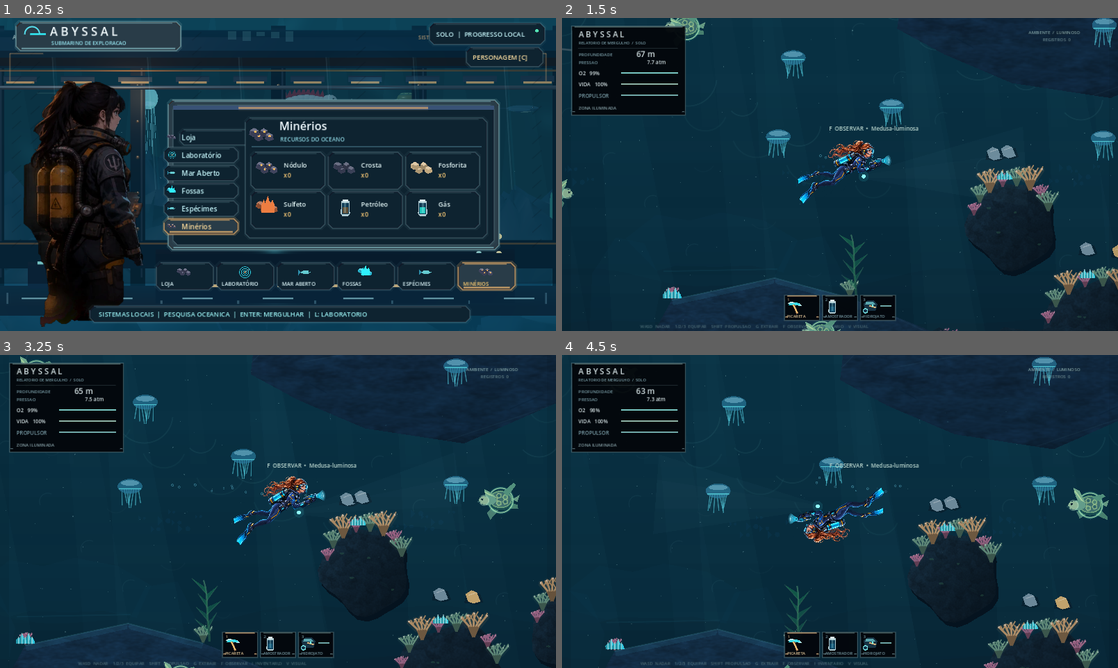
Above: before the commit, frames 1-4 (two rows, left to right).
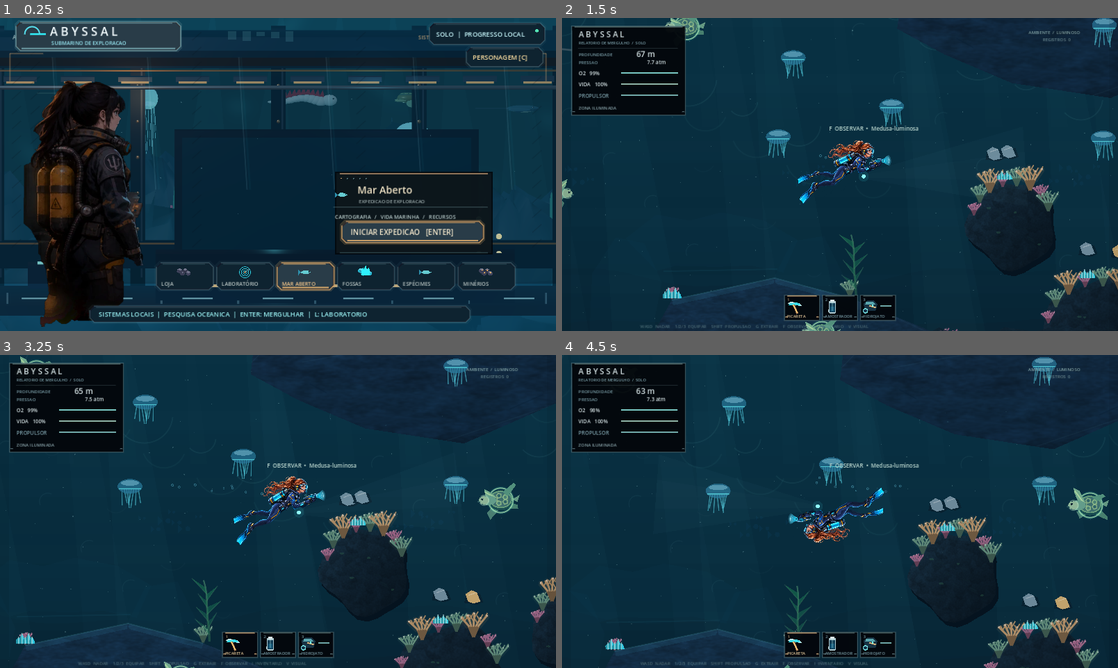
Above: after the commit, the same moments.

Repository: Esaneto/Abyssal-Godot
Game: Godot game, scene res://scenes/main.tscn
The game is run twice, just before and just after one commit, with the same random seed, the same clock (stepped at 60 frames per second) and the same inputs.
Inputs (mouse positions are in pixels of both pictures, inside the frame that each line leads up to):
- Up to frame 1 (0.25 s): no input
- Up to frame 2 (1.5 s): tap Enter at 0.5 s; move the mouse to (962, 158) at 0.52 s; hold D (move_right) 0.53-1.25 s; hold Shift (boost) 0.53-1.25 s; click (962, 158) at 0.67 s; tap Space at 0.77, 1.07 s; drag from (728, 190) to (812, 237) at 1.27 s
- Up to frame 3 (3.25 s): move the mouse to (333, 442) at 2.02 s; hold D (move_right) 2.03-2.75 s; tap C at 2.1 s; click (333, 442) at 2.17 s; drag from (250, 574) to (111, 464) at 2.77 s
- Up to frame 4 (4.5 s): move the mouse to (1006, 558) at 3.52 s; hold A (move_left) 3.53-4.25 s; tap 6 at 3.6 s; click (1006, 558) at 3.67 s; tap Space at 3.77, 4.07 s; drag from (673, 464) to (756, 433) at 4.27 s

The runs differ from the first frame. In frame 1, 14% of the frame differs, in the area x 29-93%, y 25-88%; in frame 2, nothing differs; in frame 3, less than 0.1%; in frame 4, less than 0.1%.

Commit message:
Reveal living submarine panorama by replacing oversized center touchscreen with compact industrial control console

Diff:
--- a/scripts/abyssal_main.gd
+++ b/scripts/abyssal_main.gd
@@ -16,7 +16,7 @@
 var lab_open := false
 var lab_selected := 0
 var lab_feedback := ""
-var menu_selected := 5
+var menu_selected := 2
 var menu_feedback := ""
 var wardrobe_open := false
 var wardrobe_row := 0
@@ -140,7 +140,7 @@
 		var chosen: int = CabinArt.click_menu(pointer)
 		if chosen >= 0:
 			_choose_menu(chosen)
-		elif menu_selected == 2 and Rect2(592,406,485,57).has_point(Vector2((pointer.x-55.0)/0.95,pointer.y)):
+		elif menu_selected == 2 and Rect2(787,468,326,49).has_point(Vector2((pointer.x-55.0)/0.95,pointer.y)):
 			_start_sea()
 
 func _cycle_wardrobe(direction: int) -> void:
--- a/scripts/native_cabin_art.gd
+++ b/scripts/native_cabin_art.gd
@@ -21,7 +21,7 @@
 	# Menu canvas is visually shifted/rescaled to reserve a real seat for the pilot.
 	var local := Vector2((point.x-55.0)/0.95,point.y)
 	for i in range(MENU.size()):
-		if vertical_nav(i).has_point(local) or bottom_nav(i).has_point(local):
+		if bottom_nav(i).has_point(local):
 			return i
 	return -1
 
@@ -233,59 +233,66 @@
 		c.draw_rect(Rect2(xx,610,10,5),Color("#fab255"))
 
 static func _paint_monitor(c: CanvasItem, t: float, selected: int, progress: RefCounted) -> void:
-	# Central touchscreen is a real, functional menu, not baked onto scenery.
-	UI.panel(c,Rect2(350,189,801,344),true)
-	UI.panel(c,Rect2(362,201,777,321))
-	c.draw_rect(Rect2(362,202,777,9),Color("#395276"))
-	UI.glow_line(c,Vector2(521,207),Vector2(979,207),Color("#ba956e"),2.0)
-	for i in range(MENU.size()):
-		var active := i==selected
-		var r := vertical_nav(i)
-		UI.panel(c,r,active,active)
-		UI.item(c,KEYS[i],r.position+Vector2(18,17),0.34)
-		UI.caption(c,MENU[i],r.position+Vector2(40,24),16,Color("#ffdd9c") if active else Color("#c5f5fa"))
-	var body := Rect2(565,230,556,276)
-	UI.panel(c,body)
-	UI.item(c,KEYS[selected],Vector2(605,270),0.93)
-	UI.caption(c,MENU[selected],Vector2(643,258),26,Color("#f0faff"))
-	UI.caption(c,DESCRIPTIONS[selected],Vector2(645,284),13,Color("#8ad1dd"))
-	c.draw_line(Vector2(580,296),Vector2(1108,296),Color(0.37,0.60,0.68,0.40),1.5,true)
+	# One compact, real console: the panoramic window remains visible above it.
+	# The former 800px touchscreen hid the art and is intentionally gone.
+	var pos := Vector2(754.0,354.0)
+	var size := Vector2(382.0,190.0)
+	UI.poly(c,[pos,pos+Vector2(size.x,0),pos+size,pos+Vector2(0,size.y)],
+		Color(0.010,0.022,0.035,0.86))
+	c.draw_rect(Rect2(pos+Vector2(3,3),size-Vector2(6,6)),Color(0.060,0.103,0.124,0.73))
+	c.draw_line(pos+Vector2(12,4),pos+Vector2(size.x-12,4),Color("#a08060"),1.7,true)
+	c.draw_line(pos+Vector2(12,size.y-4),pos+Vector2(size.x-12,size.y-4),
+		Color(0.38,0.56,0.58,0.37),1.3,true)
+	for i in range(5):
+		var px := pos.x+15.0+float(i)*15.0
+		c.draw_circle(Vector2(px,pos.y+15.0),1.6,
+			Color("#c39b6e") if i==0 else Color("#56757d"))
+	UI.item(c,KEYS[selected],pos+Vector2(34,53),0.55)
+	UI.caption(c,MENU[selected],pos+Vector2(69,50),23,Color("#f0e3c5"))
+	UI.caption(c,DESCRIPTIONS[selected],pos+Vector2(72,72),11,Color("#9faeae"))
+	c.draw_line(pos+Vector2(14,81),pos+Vector2(size.x-14,81),
+		Color(0.45,0.59,0.61,0.32),1.0,true)
 	match selected:
+		2:
+			UI.caption(c,"CARTOGRAFIA   /   VIDA MARINHA   /   RECURSOS",
+				pos+Vector2(17,108),12,Color("#b6c9c7"))
+			UI.panel(c,Rect2(787.0,468.0,326.0,49.0),true,true)
+			UI.caption(c,"INICIAR EXPEDICAO   [ENTER]",
+				Vector2(807.0,499.0),17,Color("#f3e7cb"))
 		5:
-			var items := ["polymetallicNodule","ferromanganeseCrust","phosphorite","hydrothermalSulfide","oilCylinder","gasCylinder"]
-			var labels := ["Nódulo","Crosta","Fosforita","Sulfeto","Petróleo","Gás"]
+			var ids := ["polymetallicNodule","ferromanganeseCrust","phosphorite",
+				"hydrothermalSulfide","oilCylinder","gasCylinder"]
+			var labels := ["NODULOS","CROSTA","FOSFORITA","SULFETOS","PETROLEO","GAS"]
 			for i in range(6):
-				var x := 578.0+float(i%3)*178.0
-				var y := 309.0+float(i/3)*90.0
-				UI.panel(c,Rect2(x,y,170,85))
-				UI.item(c,items[i],Vector2(x+39,y+37),0.83)
-				UI.caption(c,labels[i],Vector2(x+75,y+35),15,Color("#e5f8f8"))
-				UI.caption(c,"x%d" % progress.get_count(items[i]),Vector2(x+75,y+58),14,Color("#ffce78"))
+				var col := int(i%3)
+				var row := int(i/3)
+				var x := pos.x+17.0+float(col)*121.0
+				var y := pos.y+107.0+float(row)*32.0
+				UI.caption(c,labels[i],Vector2(x,y),10,Color("#95aeb0"))
+				UI.caption(c,"x%d" % progress.get_count(ids[i]),Vector2(x,y+15),12,Color("#d7b583"))
 		4:
-			UI.caption(c,"ESPECIES REGISTRADAS NO DIARIO",Vector2(589,323),17,Color("#a1f3e9"))
-			UI.caption(c,"%d especies observadas" % progress.discovery_count(),Vector2(589,358),21,Color("#ffca7d"))
-			UI.caption(c,"Explore e pressione F perto de um animal",Vector2(589,401),15,Color("#d9f2f4"))
-		2:
-			UI.caption(c,"UMA ODISSEIA PELO OCEANO",Vector2(589,333),21,Color("#b9f8ff"))
-			UI.caption(c,"Explore cavernas, descubra especies e minere.",Vector2(589,369),15,Color("#cbebf2"))
-			UI.panel(c,Rect2(592,406,485,57),true)
-			UI.caption(c,"INICIAR EXPEDICAO  [ENTER]",Vector2(619,441),19,Color("#e7fdff"))
+			UI.caption(c,"%d ESPECIES REGISTRADAS" % progress.discovery_count(),
+				pos+Vector2(17,118),17,Color("#c9d2bd"))
+			UI.caption(c,"Explore e pressione F para observar.",
+				pos+Vector2(17,150),13,Color("#91afaf"))
 		1:
-			UI.caption(c,"PESQUISA E APRIMORAMENTO",Vector2(589,333),20,Color("#b9f8ff"))
-			UI.caption(c,"Tecnologias de oxigenio, traje e reconhecimento.",Vector2(589,370),15,Color("#c5edf2"))
-			UI.caption(c,"Pressione L para abrir a bancada de pesquisas.",Vector2(589,425),16,Color("#ffc978"))
+			UI.caption(c,"PESQUISA E APRIMORAMENTO DE EQUIPAMENTO",
+				pos+Vector2(17,120),13,Color("#d8c6ad"))
+			UI.caption(c,"Pressione L para abrir a bancada.",
+				pos+Vector2(17,152),13,Color("#a9bcc0"))
 		0,3:
-			UI.caption(c,"DISPONIVEL NO ABYSSAL WEB",Vector2(589,341),20,Color("#b3dce8"))
-			UI.caption(c,"Esta funcionalidade nao foi migrada para o Godot.",Vector2(589,377),15,Color("#c5edf2"))
-			UI.caption(c,"A exploracao nativa permanece independente.",Vector2(589,423),15,Color("#a1d5dc"))
-	# Quick-access controls are real clickable surfaces.
+			UI.caption(c,"DISPONIVEL NO CLIENTE WEB",
+				pos+Vector2(17,124),15,Color("#d5b58b"))
+			UI.caption(c,"A exploracao nativa esta independente.",
+				pos+Vector2(17,151),12,Color("#a6bec0"))
+	# Hardware keys on the deck are the actual navigational buttons.
 	for i in range(MENU.size()):
 		var active := i==selected
 		var b := bottom_nav(i)
 		UI.panel(c,b,active,active)
 		UI.item(c,KEYS[i],b.position+Vector2(65,22),0.53)
 		UI.caption(c,MENU[i].to_upper(),b.position+Vector2(11,53),12,
-			Color("#ffce72") if active else Color("#dcf5f9"),112)
+			Color("#f4c78c") if active else Color("#b6c2c0"),112)
 
 static func _paint_status(c: CanvasItem, t: float, status: String) -> void:
 	UI.panel(c,Rect2(37,9,379,66),true)
